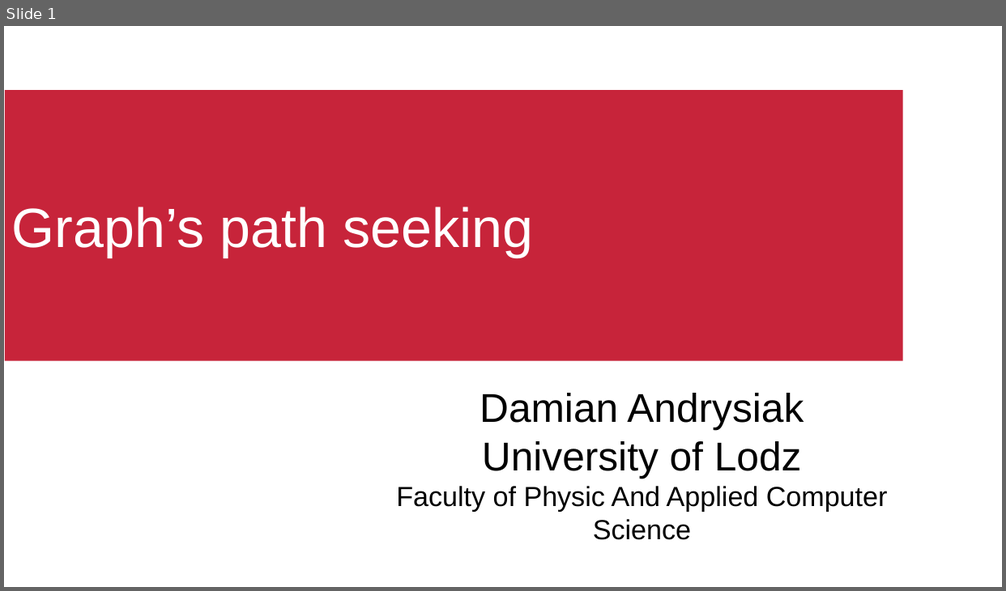
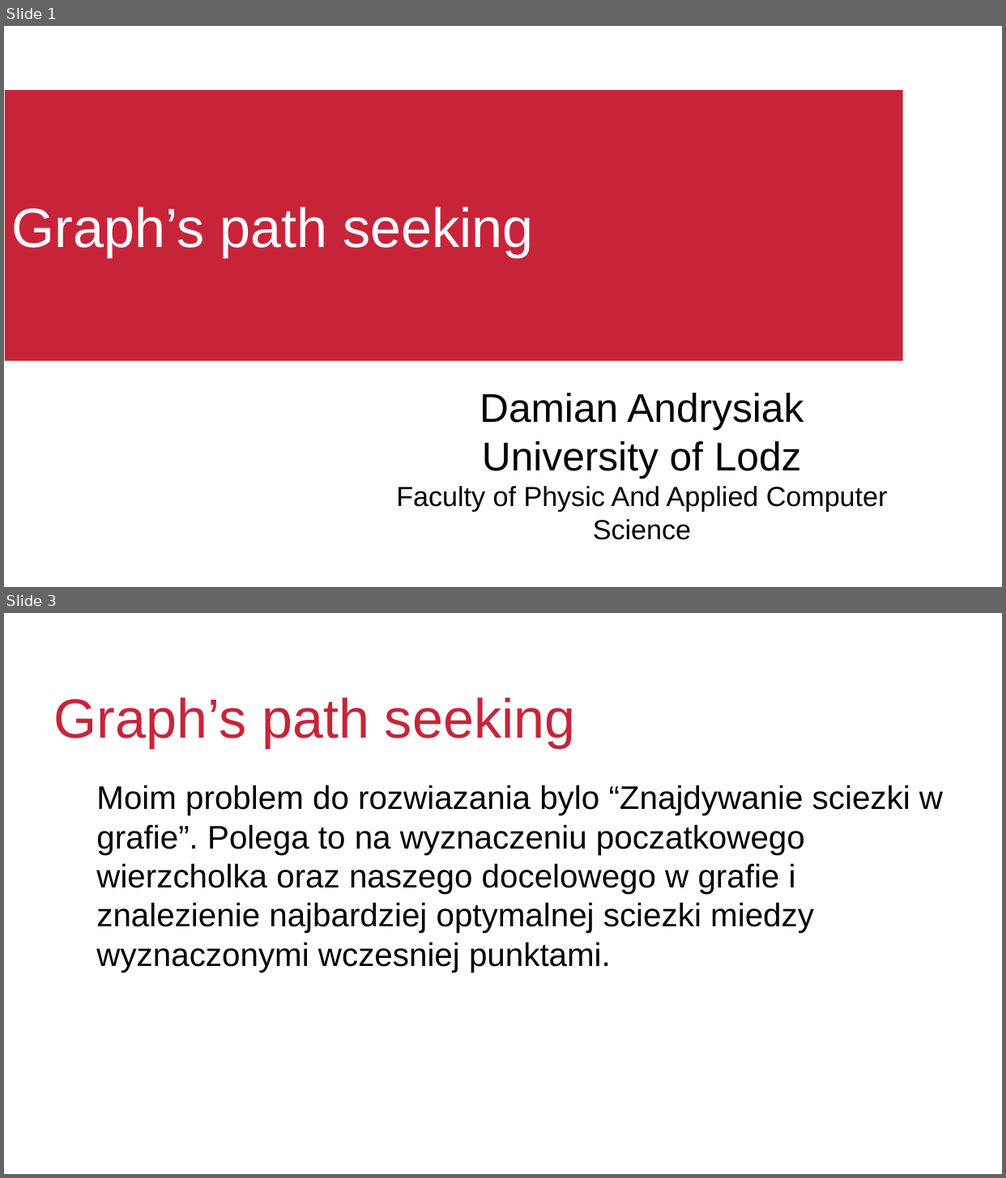
Before and after one commit to Siwwyy/3_Studying_Year, a slide deck: COMPLEXITY_OF_ALGORITHMS/3_Algorithms_Complexity/3_Algorithms_Complexity/Prezi.odp. Shown one above the other, each under a label of ours: slide 1 before the commit, slides 1 and 3 after it; the slides between them are not shown. The pictures are 1006x591 and 1006x1178 pixels, drawn with LibreOffice and Linux fonts; fonts in the diff are those of the drawing; background and template pictures are left out. Boxes give left, top, right and bottom in pixels: in the first picture for what was removed or moved away, otherwise in the second. Text is boxed around its words. In the diff, an @@ line names an element or a change of style, - is before the commit and + after.

```diff
--- a/COMPLEXITY_OF_ALGORITHMS/3_Algorithms_Complexity/3_Algorithms_Complexity/Prezi.odp
+++ b/COMPLEXITY_OF_ALGORITHMS/3_Algorithms_Complexity/3_Algorithms_Complexity/Prezi.odp
@@ slide 3 added at [4,613,1002,1174], background #FFFFFF @@
@@ title added at [54,697,575,747], 44 pt, text #C7243A @@
+Graph’s path seeking
@@ text added at [96,785,943,973], 26 pt, text #000000 @@
+Moim problem do rozwiazania bylo “Znajdywanie sciezki w grafie”. Polega to na wyznaczeniu poczatkowego wierzcholka oraz naszego docelowego w grafie i znalezienie najbardziej optymalnej sciezki miedzy wyznaczonymi wczesniej punktami.
@@ text added at [175,1148,408,1174], 14 pt, text #FFFFFF @@
+<date/time>
@@ text added at [423,1148,739,1174], 14 pt, text #FFFFFF @@
+<footer>
@@ page number added at [763,1148,995,1174], 14 pt, text #FFFFFF @@
+3
```
Also in this commit, not shown: 2 slides changed, 3 other slides added, 2 slides removed, 3 other files.
